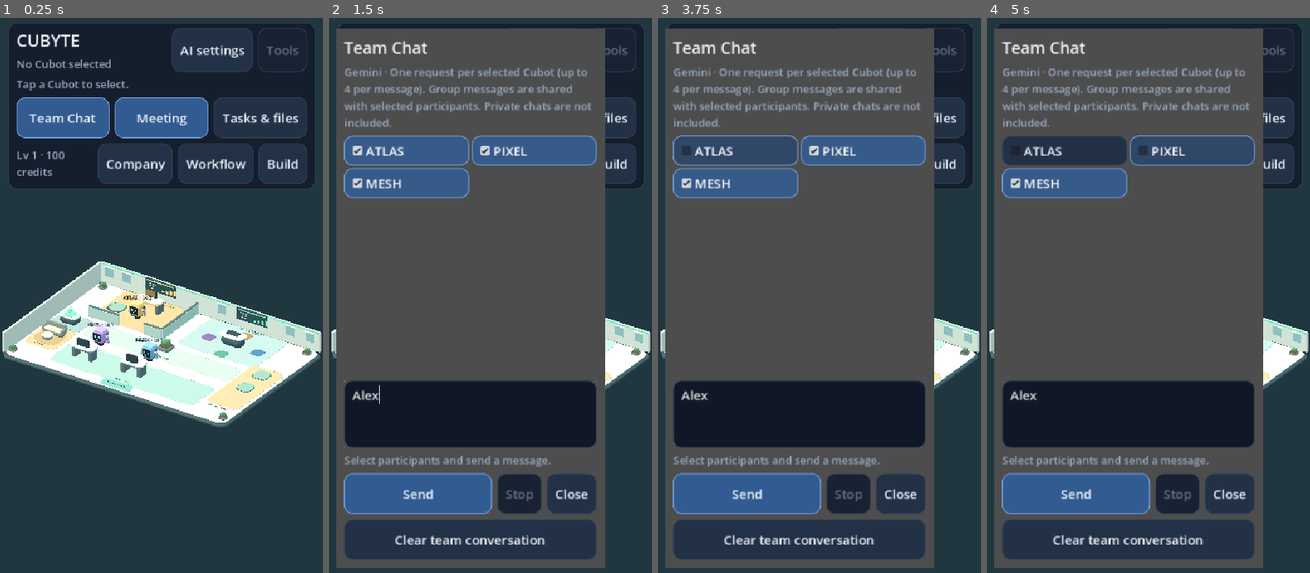
Above: before the commit, frames 1-4 (left to right).
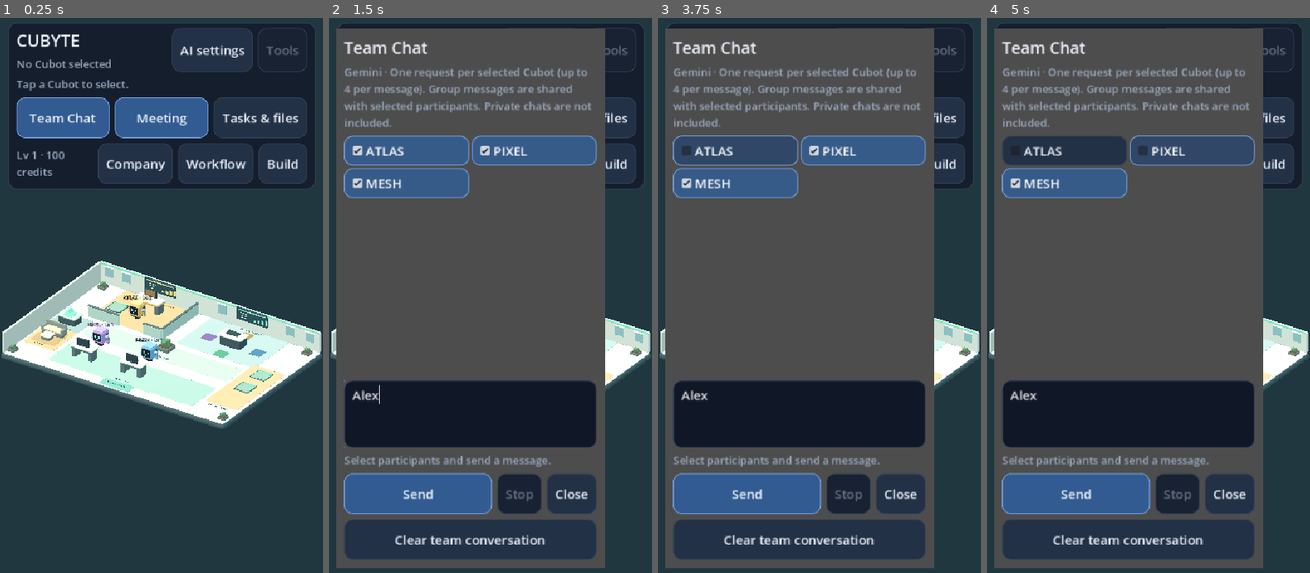
Above: after the commit, the same moments.

Repository: joparoxxx/VOXHAVEN
Game: Godot game, scene res://scenes/office.tscn
Two runs of this game, one before a commit and one after it. Both use one fixed random seed, a clock stepped at 60 frames per second and the inputs below.
Inputs (mouse positions are in pixels of both pictures, inside the frame that each line leads up to):
- Up to frame 1 (0.25 s): no input
- Up to frame 2 (1.5 s): click "Team Chat" at 0.5 s; click (471, 412) at 1.27 s; type "Alex" at 1.35 s
- Up to frame 3 (3.75 s): click "Meeting" at 2 s; click "Tasks & files" at 2.75 s; click "Company" at 3.5 s
- Up to frame 4 (5 s): click "Workflow" at 4.25 s

The runs differ from the first frame. In frame 1, 0.7% of the frame differs, in the area x 0-100%, y 43-75%; in frame 2, less than 0.1%; in frame 3, less than 0.1%; in frame 4, less than 0.1%.

Commit message:
style(hq): reduce furniture and environment bevels for defined rectangular silhouettes [skip ci]

Diff:
--- a/game/scenes/office.gd
+++ b/game/scenes/office.gd
@@ -179,7 +179,7 @@
 func _box(parent: Node3D, size: Vector3, position_: Vector3, color: Color) -> MeshInstance3D:
 	var mesh: Mesh = box_meshes.get(size)
 	if mesh == null:
-		var radius := minf(0.15, minf(size.x, minf(size.y, size.z)) * 0.24)
+		var radius := minf(0.075, minf(size.x, minf(size.y, size.z)) * 0.12)
 		mesh = Geometry.rounded_box(size, radius)
 		box_meshes[size] = mesh
 	var node := MeshInstance3D.new()
@@ -2111,14 +2111,16 @@
 
 # Flatten the bevelled source mesh after generation, keeping generous plan-view corners.
 func _slab(parent: Node3D, size_: Vector3, pos: Vector3, color: Color, radius: float) -> MeshInstance3D:
-	var source_height := maxf(size_.y, radius * 2.1)
+	# Keep the silhouette rectangular: a subtle bevel, never a capsule or disc.
+	var bevel := minf(radius * 0.45, minf(0.22, minf(size_.x, size_.z) * 0.10))
+	var source_height := maxf(size_.y, bevel * 2.1)
 	var source := Vector3(size_.x,source_height,size_.z)
-	var key := str(source) + ":" + str(radius)
+	var key := str(source) + ":" + str(bevel)
 	var mesh: ArrayMesh
 	if blueprint_meshes.has(key):
 		mesh = blueprint_meshes[key]
 	else:
-		mesh = Geometry.rounded_box(source,radius)
+		mesh = Geometry.rounded_box(source,bevel)
 		blueprint_meshes[key] = mesh
 	var node := MeshInstance3D.new()
 	node.mesh = mesh
